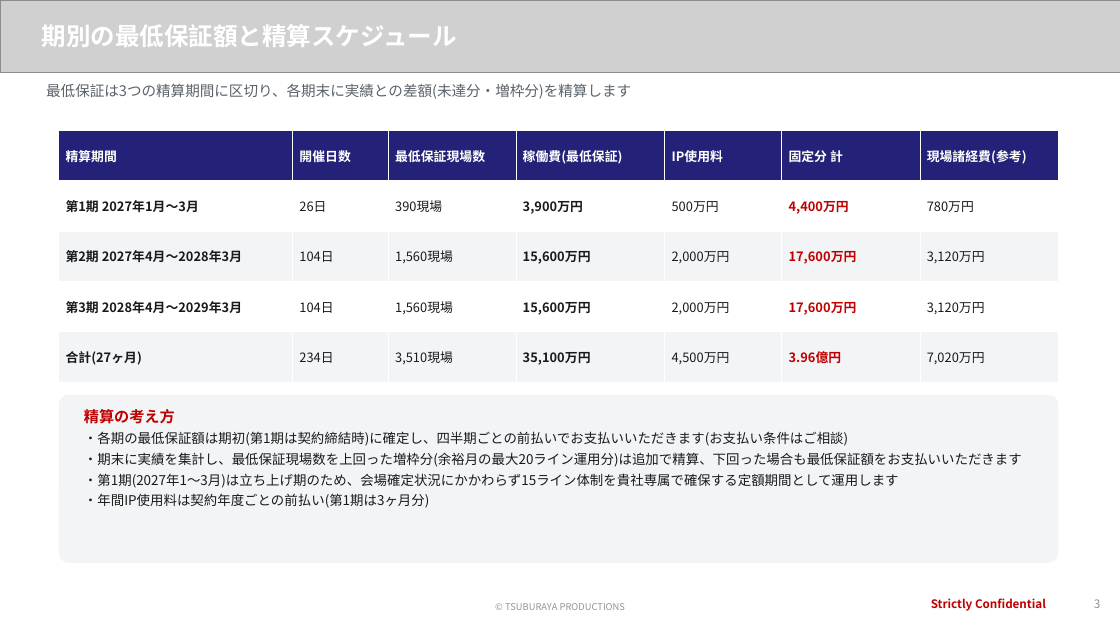
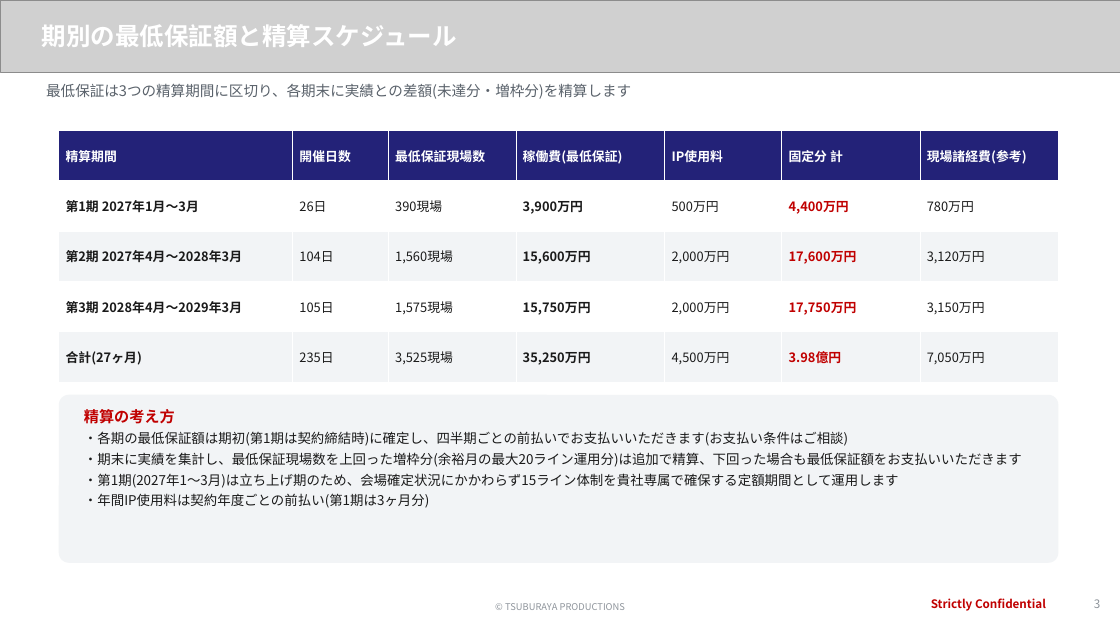
Before and after one commit to hayatoshintani-spe/kessho-lens, a slide deck: slide 3 of docs/proposals/softbank-ultraman-caravan/SB様提示用_お見積り_最低保証プラン.pptx. Drawn at 1120x630 pixels with LibreOffice and Linux fonts; fonts in the diff are those of the drawing; grey boxes stand for pictures. Boxes give left, top, right and bottom in pixels: in the first picture for what was removed or moved away, otherwise in the second. Text is boxed around its words. In the diff, an @@ line names an element or a change of style, - is before the commit and + after.

```diff
--- a/docs/proposals/softbank-ultraman-caravan/SB様提示用_お見積り_最低保証プラン.pptx
+++ b/docs/proposals/softbank-ultraman-caravan/SB様提示用_お見積り_最低保証プラン.pptx
@@ table at box(59, 130, 1060, 382) @@
-row 4: 第3期 2028年4月〜2029年3月 | 104日 | 1,560現場 | 15,600万円 | 2,000万円 | 17,600万円 | 3,120万円
+row 4: 第3期 2028年4月〜2029年3月 | 105日 | 1,575現場 | 15,750万円 | 2,000万円 | 17,750万円 | 3,150万円
-row 5: 合計(27ヶ月) | 234日 | 3,510現場 | 35,100万円 | 4,500万円 | 3.96億円 | 7,020万円
+row 5: 合計(27ヶ月) | 235日 | 3,525現場 | 35,250万円 | 4,500万円 | 3.98億円 | 7,050万円
```
Also in this commit, not shown: 1 other slide changed, 11 other files.
